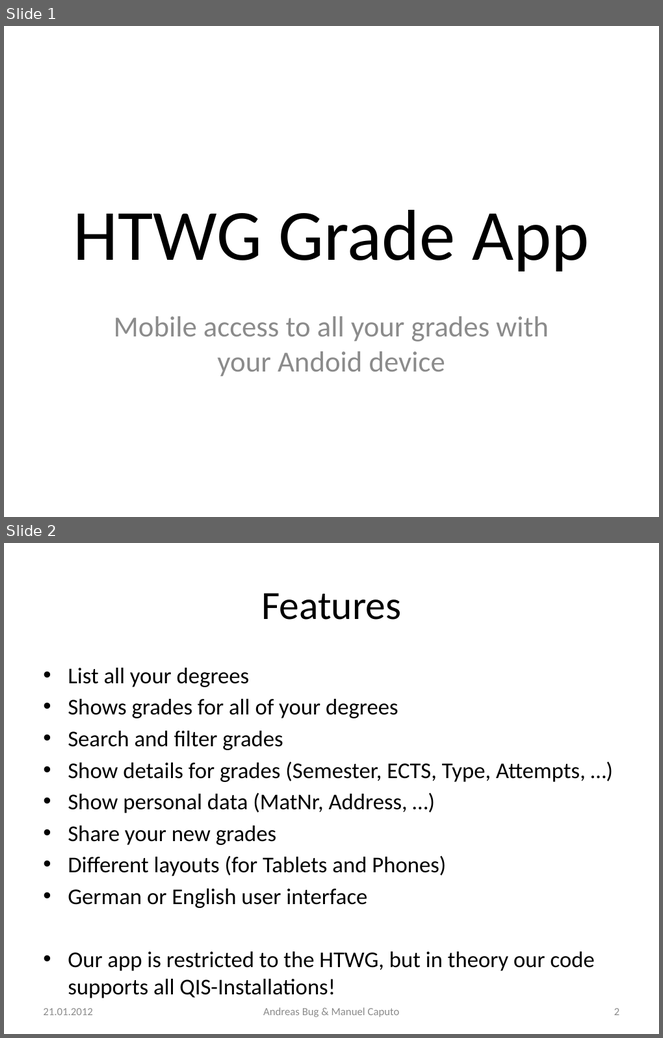
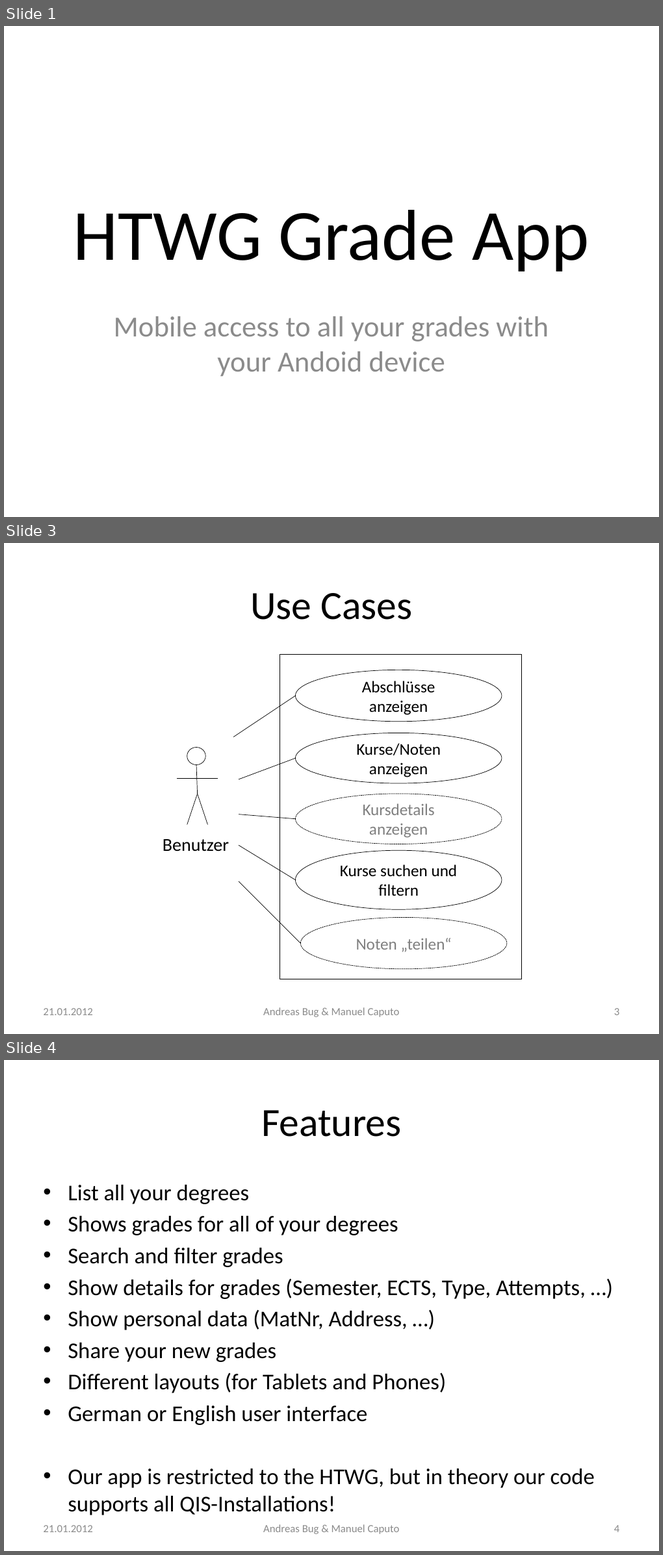
Before and after one commit to n0rf/htwg-grade-app, a slide deck: docs/notenapp-praesi.pptx. Shown one above the other, each under a label of ours: slides 1 and 2 before the commit, slides 1, 3 and 4 after it; the slides between them are not shown. The pictures are 663x1038 and 663x1555 pixels, drawn with LibreOffice and Linux fonts; fonts in the diff are those of the drawing. Boxes give left, top, right and bottom in pixels: in the first picture for what was removed or moved away, otherwise in the second. Text is boxed around its words. In the diff, an @@ line names an element or a change of style, - is before the commit and + after.

```diff
--- a/docs/notenapp-praesi.pptx
+++ b/docs/notenapp-praesi.pptx
@@ slide 3 added at (x1=4, y1=543, x2=659, y2=1034), background #FFFFFF @@
@@ title added at (x1=250, y1=593, x2=412, y2=620), 44 pt, text #000000 @@
+Use Cases
@@ rectangle added at (x1=280, y1=654, x2=521, y2=979), outline #000000 0.5 pt @@
@@ ellipse added at (x1=296, y1=670, x2=502, y2=722), outline #000000 0.5 pt, 18 pt, text #000000 @@
+Abschlüsse anzeigen
@@ line added from (233, 737) to (296, 696), #000000 0.5 pt @@
@@ ellipse added at (x1=296, y1=733, x2=502, y2=783), outline #000000 0.5 pt, 18 pt, text #000000 @@
+Kurse/Noten anzeigen
@@ ellipse added at (x1=187, y1=747, x2=206, y2=765), outline #000000 0.5 pt @@
@@ line added from (196, 765) to (197, 794), #000000 0.5 pt @@
@@ line added from (239, 780) to (296, 759), #000000 0.5 pt @@
@@ line added from (177, 778) to (218, 778), #000000 0.5 pt @@
@@ line added from (197, 794) to (187, 824), #000000 0.5 pt @@
@@ line added from (197, 794) to (207, 824), #000000 0.5 pt @@
@@ ellipse added at (x1=296, y1=794, x2=502, y2=845), outline #000000 0.5 pt dashed, 18 pt, text #808080 @@
+Kursdetails anzeigen
@@ line added from (239, 814) to (296, 819), #000000 0.5 pt @@
@@ text added at (x1=163, y1=839, x2=229, y2=852), 20 pt, text #000000 @@
+Benutzer
@@ line added from (239, 846) to (296, 880), #000000 0.5 pt @@
@@ ellipse added at (x1=296, y1=850, x2=502, y2=909), outline #000000 0.5 pt, 18 pt, text #000000 @@
+Kurse suchen und filtern
@@ line added from (239, 882) to (301, 943), #000000 0.5 pt @@
@@ ellipse added at (x1=301, y1=918, x2=507, y2=969), outline #000000 0.5 pt dashed, 18 pt, text #808080 @@
+Noten „teilen“
@@ text added at (x1=43, y1=1008, x2=92, y2=1016), 12 pt, text #8C8C8C @@
+21.01.2012
@@ text added at (x1=263, y1=1008, x2=400, y2=1017), 12 pt, text #8C8C8C @@
+Andreas Bug & Manuel Caputo
@@ page number added at (x1=614, y1=1008, x2=620, y2=1016), 12 pt, text #8C8C8C @@
+3
@@ what was slide 2 is now slide 4 @@
@@ page number at (x1=614, y1=1525, x2=620, y2=1533): text changed @@
-2
+4
```
Also in this commit, not shown: 3 slides changed, 3 other slides added, 2 other files.
